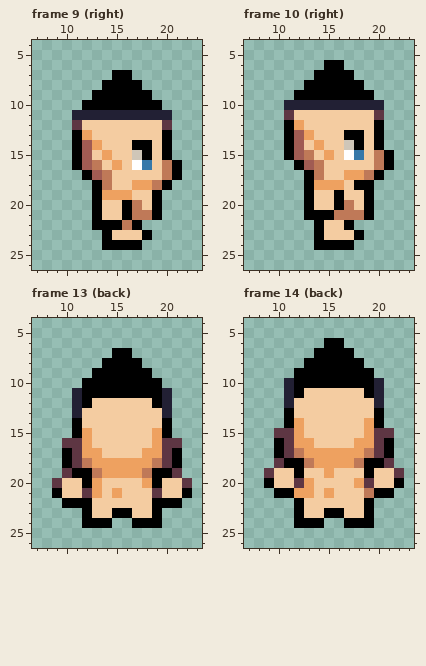
Pixel-art file, stored at assets/characters/base/idle.aseprite. That is the earlier state.
32x32 pixels, 16 frames. Colours within 5 levels of each other are drawn and written as one. Shown: frame 9 (right): x 7..23, y 4..26; frame 10 (right): x 7..23, y 4..26; frame 13 (back): x 7..23, y 4..26; frame 14 (back): x 7..23, y 4..26. The commit also changed other frames, which this record leaves out.
The same view after the edit:
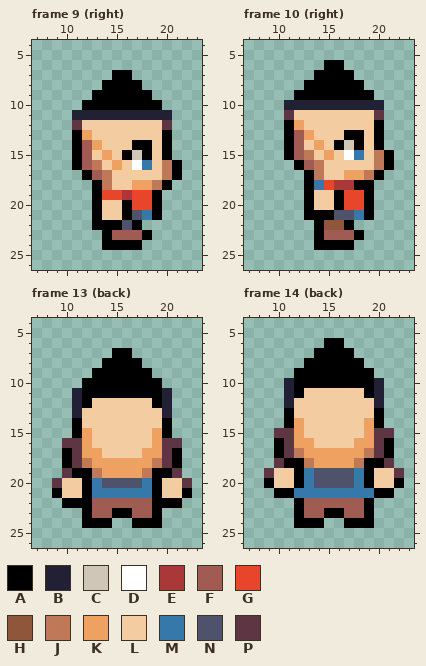
Palette (. is transparent): A #000000  B #222034  C #cfc6b8  D #ffffff  E #aa3838  F #a05b53  G #e7462a  H #8f563b  J #bf7958  K #eea160  L #f4cca1  M #3678a9  N #4e536b  P #5e3643
The edit:
layer "legs/default" added
layer "pants/brown" added
layer "torso/default" added
layer "shirt/red_blue" added
layer "face/male" added
layer "face/female" added
layer "legs/brown" removed
layer "legs/naked" removed
layer "torso/red_blue" removed
layer "torso/naked" removed
layer "face/base" removed
Frame 9 (right), layers "face/female", "shirt/red_blue", "pants/brown":
y 15: x 16 L -> A
y 19: x 14..18 KKKLL -> GGEGG
y 20: x 17..18 JL -> GG
y 21: x 17..18 JJ -> NM
y 22: x 16 J -> N
y 23: x 15..17 LLL -> FFF
Frame 10 (right), layers "face/female", "shirt/red_blue", "pants/brown":
y 14: x 16 L -> A
y 18: x 14..17 KKKL -> MGEE
y 19: x 17..18 LL -> GG
y 20: x 17..18 JL -> GG
y 21: x 16..18 JJJ -> NNM
y 22: x 15..16 LL -> HH
y 23: x 15..17 LLL -> FFF
Frame 13 (back), layers "shirt/red_blue", "pants/brown":
y 20: x 13..18 KLLLLK -> MNNNNM
y 21: x 12..19 PKLKLLLP -> AMMMMMMA
y 22: x 13..18 LLLLLL -> FFFFFF
y 23: x 13..14 LL -> FF; x 17..18 LL -> FF
Frame 14 (back), layers "shirt/red_blue", "pants/brown":
y 19: x 13..18 LLKLLL -> MNNNNM
y 20: x 12..19 PKLLLLKP -> AMNNNNMA
y 21: x 12..19 KKLKLLLJ -> MMMMMMMM
y 22: x 13..18 LLLLLL -> FFFFFF
y 23: x 13..14 LL -> FF; x 17..18 LL -> FF
